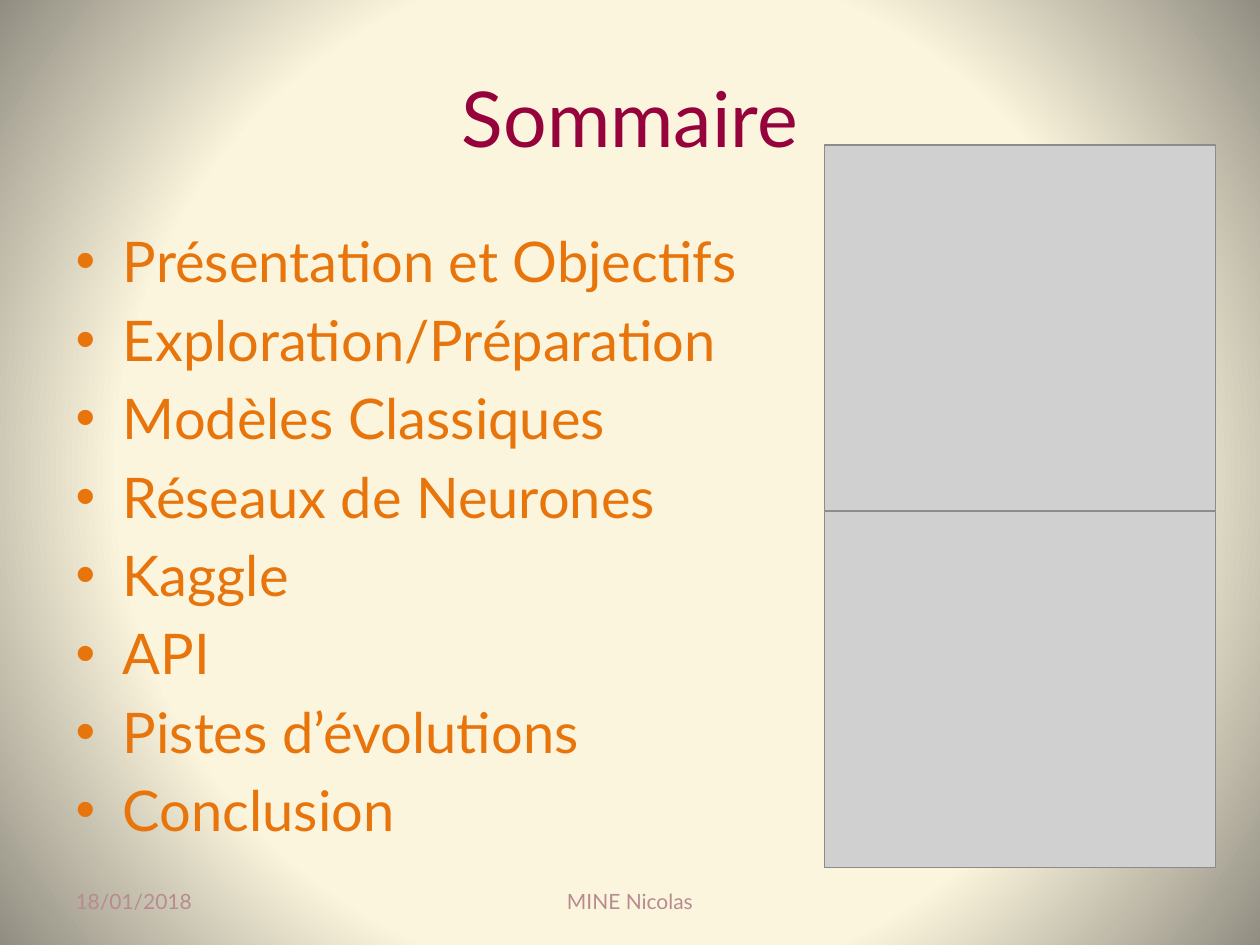
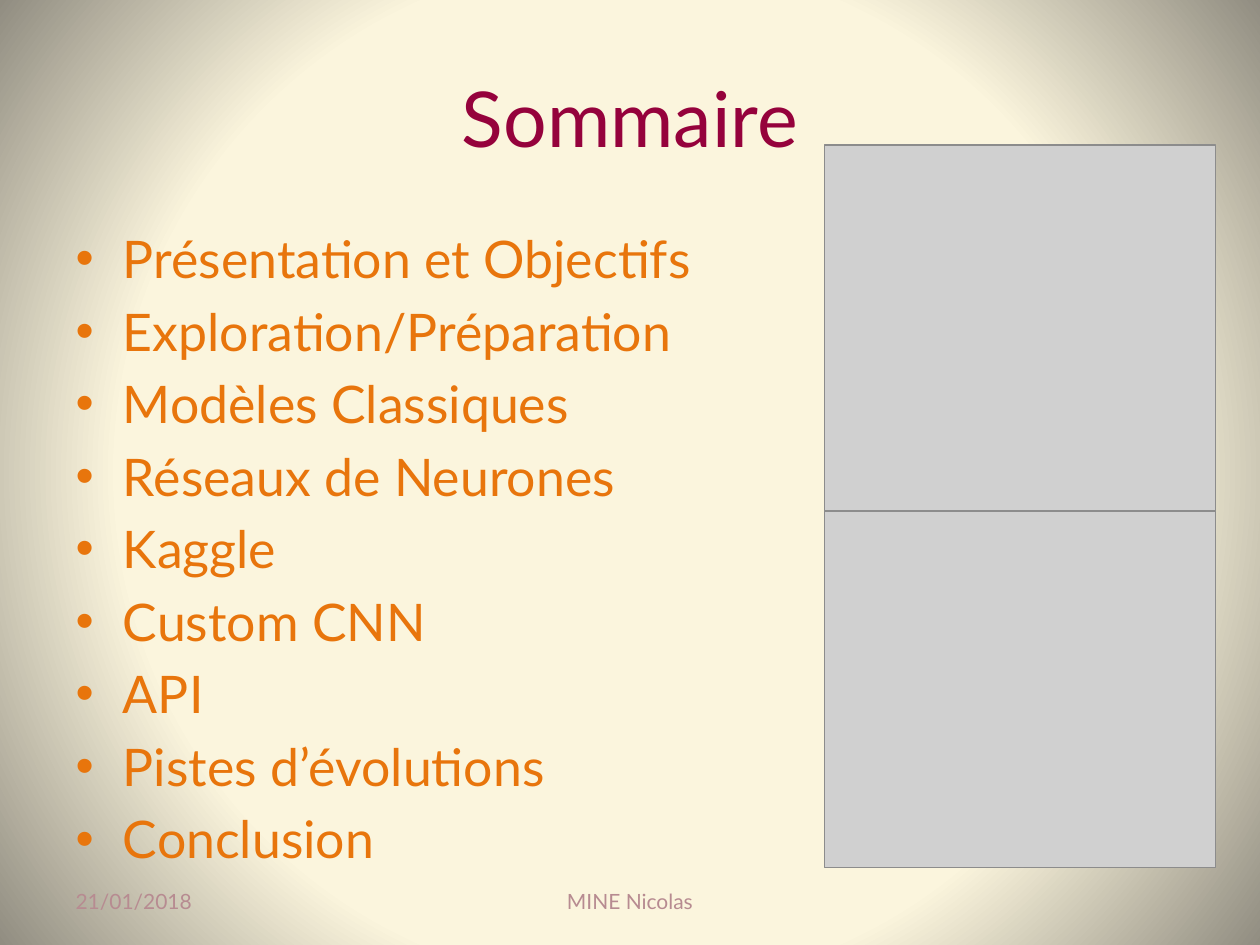
Before and after one commit to Coni63/OC_DS, a slide deck: slide 2 of P7/Presentation_p7.pptx. Drawn at 1260x945 pixels with LibreOffice and Linux fonts; fonts in the diff are those of the drawing; grey boxes stand for pictures. Boxes give left, top, right and bottom in pixels: in the first picture for what was removed or moved away, otherwise in the second. Text is boxed around its words. In the diff, an @@ line names an element or a change of style, - is before the commit and + after.

Commit message:
ajout du Custom_CNN et mise en place de la fiche de Synthèse

```diff
--- a/P7/Presentation_p7.pptx
+++ b/P7/Presentation_p7.pptx
@@ text at box(123, 240, 690, 859): size 32 to 29.6 pt @@
@@ text at box(123, 603, 426, 642): paragraph added @@
+• Custom CNN
@@ text at box(76, 894, 192, 909): text changed @@
-18/01/2018
+21/01/2018
```
Also in this commit, not shown: 31 other slides changed, 1 slide added, 12 other files.
